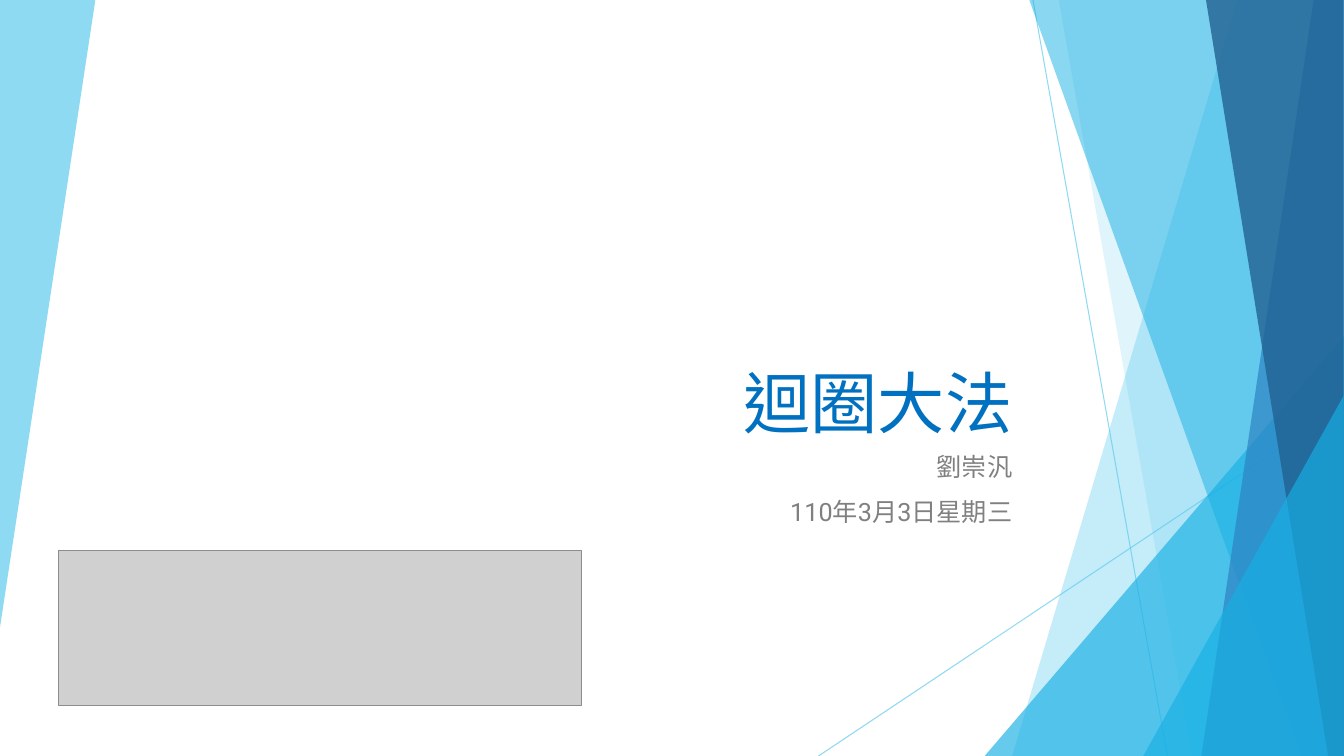
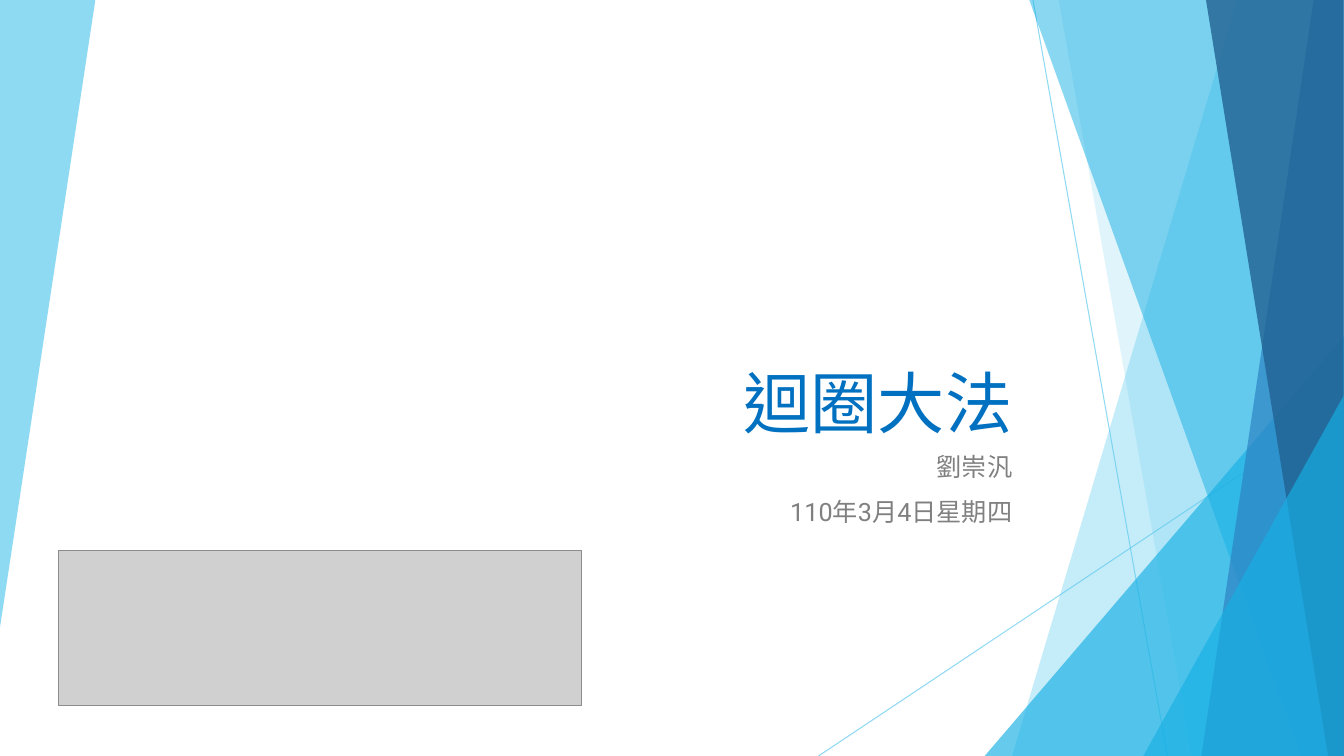
Before and after one commit to liulawsi/My_PPTs, a slide deck: slide 1 of LCC/Python/04_迴圈大法.pptx. Drawn at 1344x756 pixels with LibreOffice and Linux fonts; fonts in the diff are those of the drawing; grey boxes stand for pictures; background and template pictures are left out. Boxes give left, top, right and bottom in pixels: in the first picture for what was removed or moved away, otherwise in the second. Text is boxed around its words. In the diff, an @@ line names an element or a change of style, - is before the commit and + after.

```diff
--- a/LCC/Python/04_迴圈大法.pptx
+++ b/LCC/Python/04_迴圈大法.pptx
@@ subtitle at bbox=[790, 500, 1012, 523]: text changed @@
-110年3月3日星期三
+110年3月4日星期四
```
Also in this commit, not shown: 1 other slide changed.
